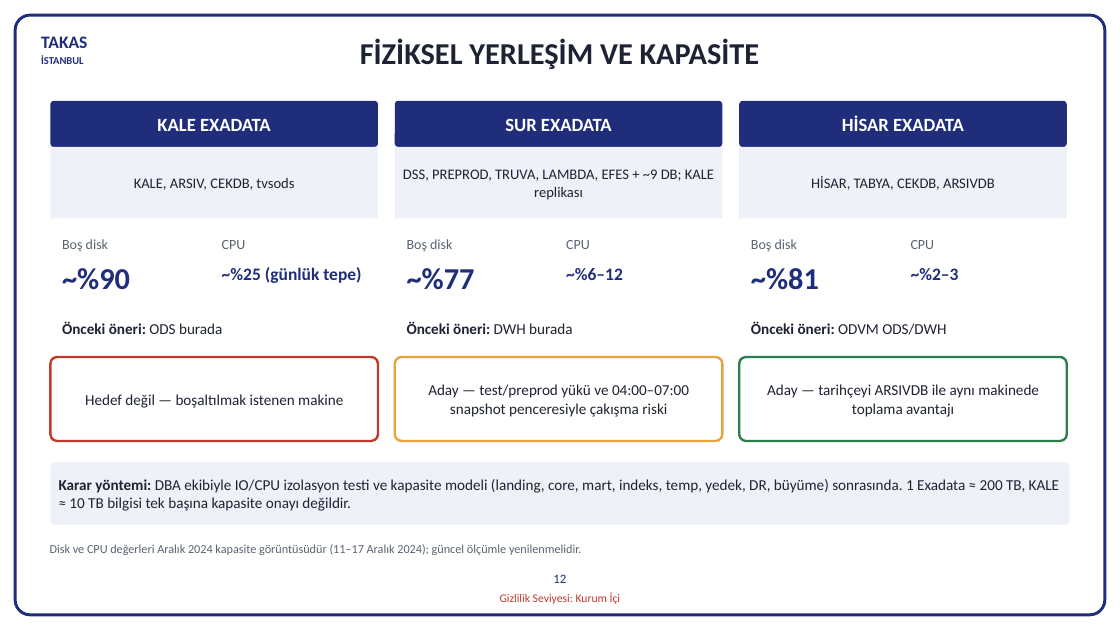
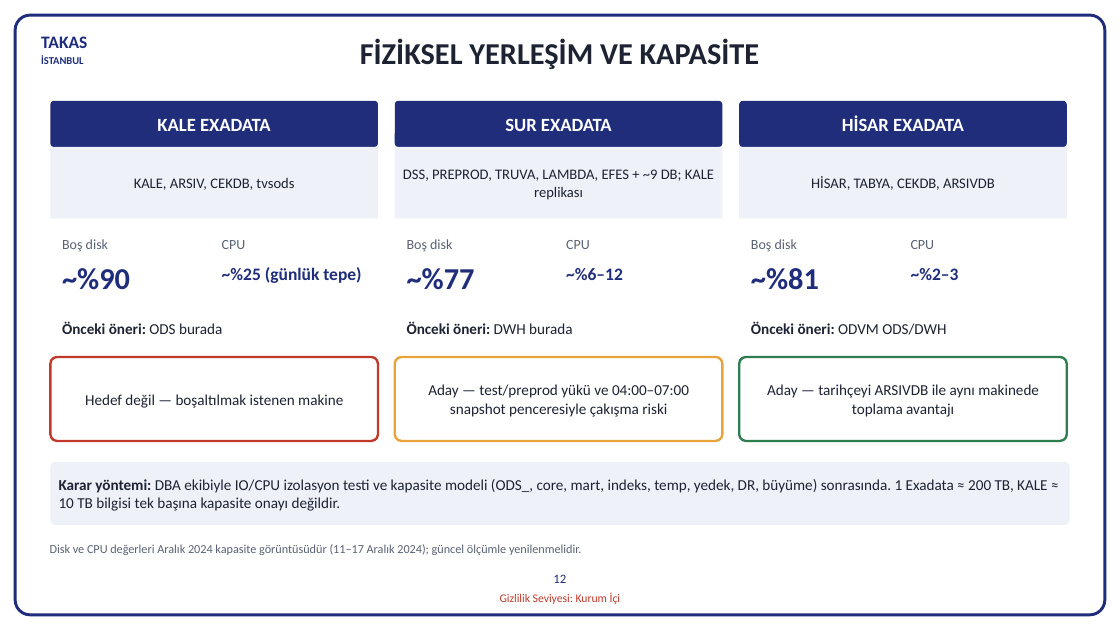
Before and after one commit to hanifidemirel0/Cursor-Projects, a slide deck: slide 12 of outputs/dwh-sunum-kasim-2026/5 - DWHSunum_Kasim2026.pptx. Drawn at 1120x630 pixels with LibreOffice and Linux fonts; fonts in the diff are those of the drawing. Boxes give left, top, right and bottom in pixels: in the first picture for what was removed or moved away, otherwise in the second. Text is boxed around its words. In the diff, an @@ line names an element or a change of style, - is before the commit and + after.

```diff
--- a/outputs/dwh-sunum-kasim-2026/5 - DWHSunum_Kasim2026.pptx
+++ b/outputs/dwh-sunum-kasim-2026/5 - DWHSunum_Kasim2026.pptx
@@ text in rounded rectangle at [59, 479, 1047, 511]: text changed @@
-Karar yöntemi: DBA ekibiyle IO/CPU izolasyon testi ve kapasite modeli (landing, core, mart, indeks, temp, yedek, DR, büyüme) sonrasında. 1 Exadata ≈ 200 TB, KALE ≈ 10 TB bilgisi tek başına kapasite onayı değildir.
+Karar yöntemi: DBA ekibiyle IO/CPU izolasyon testi ve kapasite modeli (ODS_, core, mart, indeks, temp, yedek, DR, büyüme) sonrasında. 1 Exadata ≈ 200 TB, KALE ≈ 10 TB bilgisi tek başına kapasite onayı değildir.
```
Also in this commit, not shown: 6 other slides changed, 9 other files.
